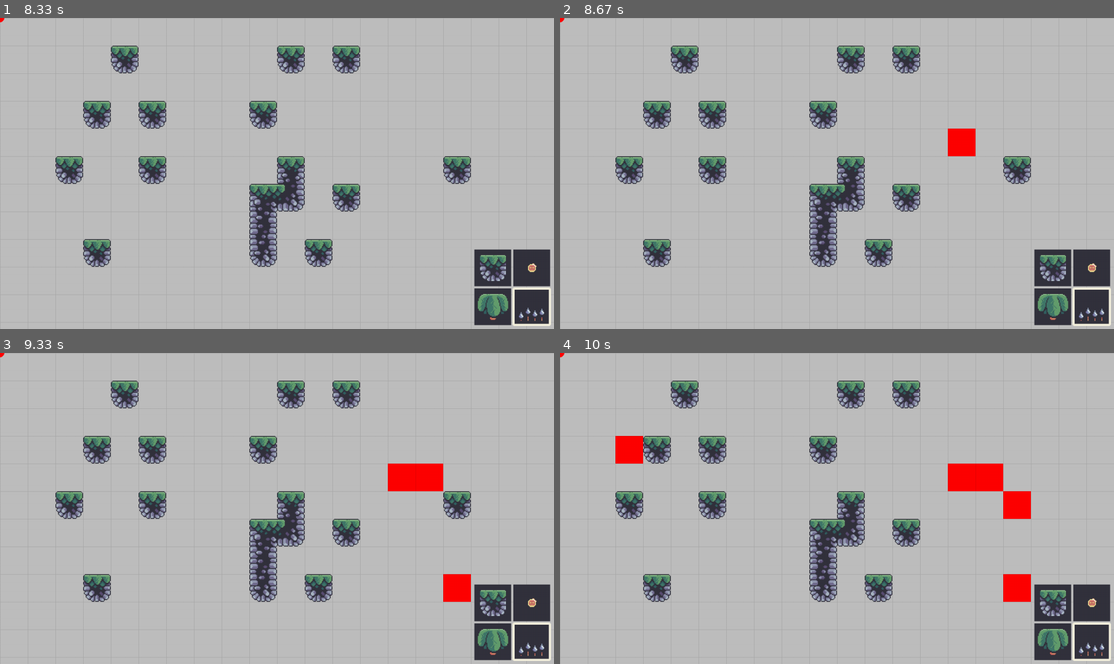
Above: before the commit, frames 1-4 (two rows, left to right).
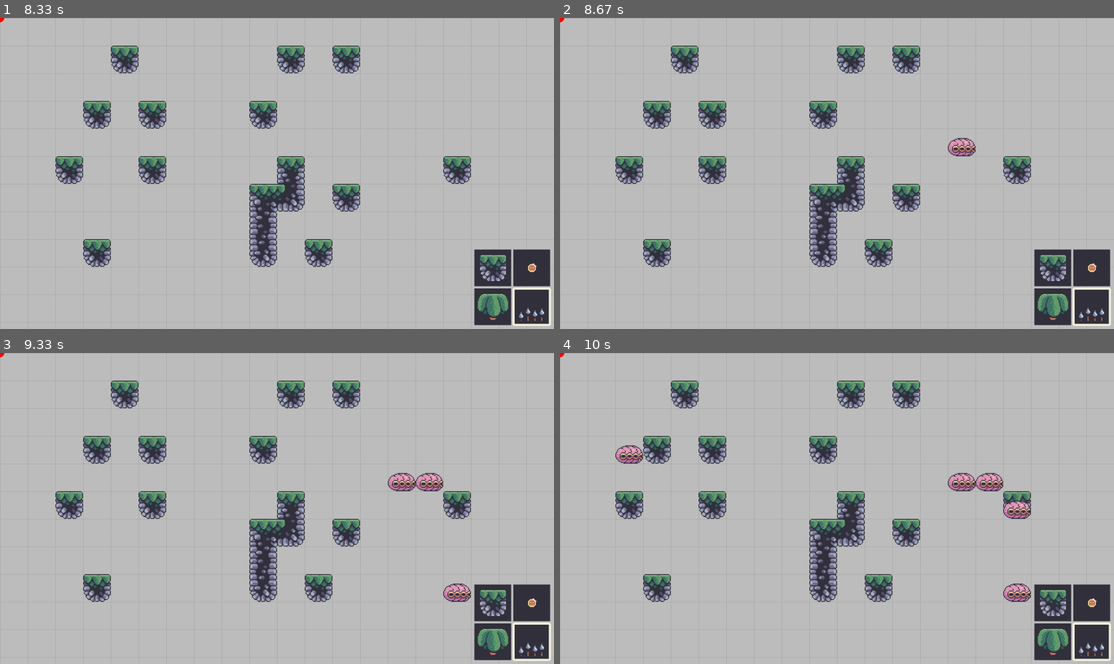
Above: after the commit, the same moments.

Repository: deadlyedge/pygame2023
Game: pygame game, started from PirateMaker/main.py
Two runs of this game, one before a commit and one after it. Both use one fixed random seed, a clock stepped at 60 frames per second and the inputs below.
Inputs (mouse positions are in pixels of both pictures, inside the frame that each line leads up to):
- Up to frame 1 (8.33 s): click (277, 173) at 0.38 s; click (254, 185) at 0.72 s; click (454, 164) at 1.05 s; click (277, 195) at 1.38 s; click (144, 176) at 1.72 s; click (332, 241) at 2.05 s; click (105, 126) at 2.38 s; click (105, 245) at 2.72 s; click (360, 64) at 3.05 s; click (481, 282) at 3.38 s; click (343, 201) at 3.72 s; click (132, 58) at 4.05 s; click (288, 67) at 4.38 s; click (144, 111) at 4.72 s; click (77, 164) at 5.05 s; click (249, 254) at 5.38 s; click (282, 204) at 5.72 s; click (277, 210) at 6.05 s; click (260, 120) at 6.38 s; click (487, 291) at 6.72 s; hold Left from 8 s (still down)
- Up to frame 2 (8.67 s): release Left at 8.53 s; click (947, 148) at 8.62 s
- Up to frame 3 (9.33 s): click (421, 480) at 8.95 s; click (470, 589) at 9.28 s
- Up to frame 4 (10 s): click (626, 440) at 9.62 s; click (1008, 502) at 9.95 s

Frame 1 is identical in both runs. In frame 2, 0.4% of the frame differs, in the area x 70-75%, y 35-45%; in frame 3, 1.3%; in frame 4, 2.2%, in the area x 10-85%, y 26-81%.

Commit message:
progress

Diff:
--- a/PirateMaker/editor.py
+++ b/PirateMaker/editor.py
@@ -3,21 +3,23 @@
 from pygame.math import Vector2 as vector
 from pygame.mouse import get_pressed as mouse_buttons
 from pygame.mouse import get_pos as mouse_pos
+from pygame.image import load
+
 from settings import *
+from support import *
 
 from menu import Menu
 
 
 class Editor:
-
     def __init__(self, land_tiles) -> None:
-
         # main setup
         self.display_surface = pygame.display.get_surface()
         self.canvas_data = {}
 
         # imports
         self.land_tiles = land_tiles
+        self.imports()
 
         # navagation
         self.origin = vector()
@@ -26,7 +28,7 @@
 
         # support lines
         self.support_line_surf = pygame.Surface((WINDOW_WIDTH, WINDOW_HEIGHT))
-        self.support_line_surf.set_colorkey('green')
+        self.support_line_surf.set_colorkey("green")
         self.support_line_surf.set_alpha(30)
 
         # selection
@@ -50,36 +52,70 @@
         # create a local cluster
         cluster_size = 3
         local_cluster = [
-            (cell_pos[0] + col - int(cluster_size / 2),
-             cell_pos[1] + row - int(cluster_size / 2))
+            (
+                cell_pos[0] + col - int(cluster_size / 2),
+                cell_pos[1] + row - int(cluster_size / 2),
+            )
             for col in range(cluster_size)
-            for row in range(cluster_size)]
+            for row in range(cluster_size)
+        ]
 
         # check neighbors
         for cell in local_cluster:
             if cell in self.canvas_data:
                 self.canvas_data[cell].terrain_neighbors = []
+                self.canvas_data[cell].water_on_top = False
                 for name, side in NEIGHBOR_DIRECTIONS.items():
                     neighbor_cell = (cell[0] + side[0], cell[1] + side[1])
 
                     if neighbor_cell in self.canvas_data:
+                        # water top neighbor
+                        if (
+                            self.canvas_data[neighbor_cell].has_water
+                            and self.canvas_data[cell].has_water
+                            and name == "A"
+                        ):
+                            self.canvas_data[cell].water_on_top = True
+
+                        # terrain neighbors
                         if self.canvas_data[neighbor_cell].has_terrain:
                             self.canvas_data[cell].terrain_neighbors.append(name)
+
+    def imports(self):
+        self.water_bottom = load("PirateMaker/graphics/terrain/water/water_bottom.png")
+
+        # animations
+        self.animations = {}
+        for key, value in EDITOR_DATA.items():
+            if value["graphics"]:
+                graphics = import_folder(value["graphics"])
+                self.animations[key] = {
+                    "frame index": 0,
+                    "frames": graphics,
+                    "length": len(graphics),
+                }
+
+    def animation_update(self, dt):
+        for value in self.animations.values():
+            value["frame index"] += ANIMATION_SPEED * dt / 1000
+            if value["frame index"] >= value["length"]:
+                value["frame index"] = 0
 
     # input
     def event_loop(self):
         for event in pygame.event.get():
-            if event.type == pygame.QUIT or pygame.key.get_pressed()[
-                    pygame.K_q]:
+            if event.type == pygame.QUIT or pygame.key.get_pressed()[pygame.K_q]:
                 pygame.quit()
                 sys.exit()
+
             self.pan_input(event)
             self.selection_hotkeys(event)
             self.menu_click(event)
+
             self.canvas_add()
+            self.canvas_remove()
 
     def pan_input(self, event):
-
         # middle mouse button pressed / released
         if event.type == pygame.MOUSEBUTTONDOWN and mouse_buttons()[1]:
             self.pan_active = True
@@ -110,27 +146,33 @@
 
     def menu_click(self, event):
         if event.type == pygame.MOUSEBUTTONDOWN and self.menu.rect.collidepoint(
-                mouse_pos()):
-            self.selection_index = self.menu.click(mouse_pos(),
-                                                   mouse_buttons())
+            mouse_pos()
+        ):
+            self.selection_index = self.menu.click(mouse_pos(), mouse_buttons())
 
     def canvas_add(self):
         if mouse_buttons()[0] and not self.menu.rect.collidepoint(mouse_pos()):
             current_cell = self.get_current_cell()
 
             if current_cell != self.last_selected_cell:
-
-                if current_cell in self.canvas_data.items():
+                if current_cell in self.canvas_data:  # xdreamEdit
                     self.canvas_data[current_cell].add_id(self.selection_index)
                 else:
-                    self.canvas_data[current_cell] = CanvasTile(
-                        self.selection_index)
+                    self.canvas_data[current_cell] = CanvasTile(self.selection_index)
 
                 self.check_neighbors(current_cell)
                 self.last_selected_cell = current_cell
 
-        # for key, value in self.canvas_data.items():
-        #     print(f'{key}:{value}')
+    def canvas_remove(self):
+        if mouse_buttons()[2] and not self.menu.rect.collidepoint(mouse_pos()):
+            if self.canvas_data:
+                current_cell = self.get_current_cell()
+                if current_cell in self.canvas_data:
+                    self.canvas_data[current_cell].remove_id(self.selection_index)
+
+                    if self.canvas_data[current_cell].is_empty:
+                        del self.canvas_data[current_cell]
+                self.check_neighbors(current_cell)
 
     # drawing
     def draw_tile_lines(self):
@@ -139,19 +181,22 @@
 
         origin_offset = vector(
             x=self.origin.x - int(self.origin.x / TILE_SIZE) * TILE_SIZE,
-            y=self.origin.y - int(self.origin.y / TILE_SIZE) * TILE_SIZE)
-
-        self.support_line_surf.fill('green')
+            y=self.origin.y - int(self.origin.y / TILE_SIZE) * TILE_SIZE,
+        )
+
+        self.support_line_surf.fill("green")
 
         for col in range(cols + 1):
             x = origin_offset.x + col * TILE_SIZE
-            pygame.draw.line(self.support_line_surf, LINE_COLOR, (x, 0),
-                             (x, WINDOW_HEIGHT))
+            pygame.draw.line(
+                self.support_line_surf, LINE_COLOR, (x, 0), (x, WINDOW_HEIGHT)
+            )
 
         for row in range(rows + 1):
             y = origin_offset.y + row * TILE_SIZE
-            pygame.draw.line(self.support_line_surf, LINE_COLOR, (0, y),
-                             (WINDOW_WIDTH, y))
+            pygame.draw.line(
+                self.support_line_surf, LINE_COLOR, (0, y), (WINDOW_WIDTH, y)
+            )
 
         self.display_surface.blit(self.support_line_surf, (0, 0))
 
@@ -159,46 +204,61 @@
         for cell_pos, tile in self.canvas_data.items():
             pos = self.origin + vector(cell_pos) * TILE_SIZE
 
+            # water
+            if tile.has_water:
+                if tile.water_on_top:
+                    self.display_surface.blit(self.water_bottom, pos)
+                else:
+                    frames = self.animations[3]["frames"]
+                    index = int(self.animations[3]["frame index"])
+                    surf = frames[index]
+                    self.display_surface.blit(surf, pos)
+
             # terrain
             if tile.has_terrain:
-                terrain_string = ''.join(tile.terrain_neighbors)
-                terrain_style = terrain_string if terrain_string in self.land_tiles else 'X'
+                terrain_string = "".join(tile.terrain_neighbors)
+                terrain_style = (
+                    terrain_string if terrain_string in self.land_tiles else "X"
+                )
                 self.display_surface.blit(self.land_tiles[terrain_style], pos)
-
-            # water
-            if tile.has_water:
-                test_surf = pygame.Surface((TILE_SIZE,TILE_SIZE))
-                test_surf.fill('blue')
-                self.display_surface.blit(test_surf, pos)
 
             # coins
             if tile.coin:
-                test_surf = pygame.Surface((TILE_SIZE,TILE_SIZE))
-                test_surf.fill('yellow')
-                self.display_surface.blit(test_surf, pos)
+                frames = self.animations[tile.coin]["frames"]
+                index = int(self.animations[tile.coin]["frame index"])
+                surf = frames[index]
+                rect = surf.get_rect(
+                    center=(pos[0] + TILE_SIZE // 2, pos[1] + TILE_SIZE // 2)
+                )
+                self.display_surface.blit(surf, rect)
 
             # enemy
             if tile.enemy:
-                test_surf = pygame.Surface((TILE_SIZE,TILE_SIZE))
-                test_surf.fill('red')
-                self.display_surface.blit(test_surf, pos)
+                frames = self.animations[tile.enemy]["frames"]
+                index = int(self.animations[tile.enemy]["frame index"])
+                surf = frames[index]
+                rect = surf.get_rect(
+                    midbottom=(pos[0] + TILE_SIZE // 2, pos[1] + TILE_SIZE)
+                )
+                self.display_surface.blit(surf, rect)
 
     # update
     def run(self, dt):
         self.event_loop()
 
+        # updating
+        self.animation_update(dt)
+
         # drawing
-        self.display_surface.fill('gray')
+        self.display_surface.fill("gray")
         self.draw_level()
         self.draw_tile_lines()
-        pygame.draw.circle(self.display_surface, 'red', self.origin, 10)
+        pygame.draw.circle(self.display_surface, "red", self.origin, 10)
         self.menu.display(self.selection_index)
 
 
 class CanvasTile:
-
     def __init__(self, tile_id) -> None:
-
         # terrain
         self.has_terrain = False
         self.terrain_neighbors = []
@@ -217,15 +277,38 @@
         self.objects = []
 
         self.add_id(tile_id)
+        self.is_empty = False
 
     def add_id(self, tile_id):
-        options = {key: value['style'] for key, value in EDITOR_DATA.items()}
+        options = {key: value["style"] for key, value in EDITOR_DATA.items()}
         match options[tile_id]:
-            case 'terrain':
+            case "terrain":
                 self.has_terrain = True
-            case 'water':
+            case "water":
                 self.has_water = True
-            case 'coin':
+            case "coin":
                 self.coin = tile_id
-            case 'enemy':
+            case "enemy":
                 self.enemy = tile_id
+
+    def remove_id(self, tile_id):
+        options = {key: value["style"] for key, value in EDITOR_DATA.items()}
+        match options[tile_id]:
+            case "terrain":
+                self.has_terrain = False
+            case "water":
+                self.has_water = False
+            case "coin":
+                self.coin = None
+            case "enemy":
+                self.enemy = None
+        self.check_content()
+
+    def check_content(self):
+        if (
+            not self.has_terrain
+            and not self.has_water
+            and not self.coin
+            and not self.enemy
+        ):
+            self.is_empty = True
--- a/PirateMaker/main.py
+++ b/PirateMaker/main.py
@@ -8,24 +8,21 @@
 
 
 class Main:
-
     def __init__(self) -> None:
         pygame.init()
-        self.display_surface = pygame.display.set_mode(
-            (WINDOW_WIDTH, WINDOW_HEIGHT))
+        self.display_surface = pygame.display.set_mode((WINDOW_WIDTH, WINDOW_HEIGHT))
         self.clock = pygame.time.Clock()
         self.imports()
 
         self.editor = Editor(self.land_tiles)
 
         # cursor
-        surf = load('PirateMaker/graphics/cursors/mouse.png').convert_alpha()
+        surf = load("PirateMaker/graphics/cursors/mouse.png").convert_alpha()
         cursor = pygame.cursors.Cursor((0, 0), surf)
         pygame.mouse.set_cursor(cursor)
 
     def imports(self):
-        self.land_tiles = import_folder_dict(
-            'PirateMaker/graphics/terrain/land')
+        self.land_tiles = import_folder_dict("PirateMaker/graphics/terrain/land")
 
     def run(self, frame_rate):
         while True:
@@ -35,6 +32,6 @@
             pygame.display.update()
 
 
-if __name__ == '__main__':
+if __name__ == "__main__":
     main = Main()
     main.run(FRAME_RATE)
--- a/PirateMaker/menu.py
+++ b/PirateMaker/menu.py
@@ -4,7 +4,6 @@
 
 
 class Menu:
-
     def __init__(self) -> None:
         self.display_surface = pygame.display.get_surface()
         self.create_data()
@@ -13,17 +12,15 @@
     def create_data(self):
         self.menu_surfs = {}
         for key, value in EDITOR_DATA.items():
-            if value['menu']:
-                if not value['menu'] in self.menu_surfs:
-                    self.menu_surfs[value['menu']] = [
-                        (key, load(value['menu_surf']))
-                    ]
+            if value["menu"]:
+                if not value["menu"] in self.menu_surfs:
+                    self.menu_surfs[value["menu"]] = [(key, load(value["menu_surf"]))]
                 else:
-                    self.menu_surfs[value['menu']].append(
-                        (key, load(value['menu_surf'])))
+                    self.menu_surfs[value["menu"]].append(
+                        (key, load(value["menu_surf"]))
+                    )
 
     def create_buttons(self):
-
         # menu area
         size = 180
         margin = 6
@@ -32,49 +29,78 @@
 
         # button areas
         generic_button_rect = pygame.Rect(
-            self.rect.topleft, (self.rect.width / 2, self.rect.height / 2))
+            self.rect.topleft, (self.rect.width / 2, self.rect.height / 2)
+        )
         button_margin = 5
         self.tile_button_rect = generic_button_rect.copy().inflate(
-            -button_margin, -button_margin)
+            -button_margin, -button_margin
+        )
         self.coin_button_rect = generic_button_rect.move(
-            self.rect.width / 2, 0).inflate(-button_margin, -button_margin)
+            self.rect.width / 2, 0
+        ).inflate(-button_margin, -button_margin)
         self.palm_button_rect = generic_button_rect.move(
-            0, self.rect.width / 2).inflate(-button_margin, -button_margin)
+            0, self.rect.width / 2
+        ).inflate(-button_margin, -button_margin)
         self.enemy_button_rect = generic_button_rect.move(
-            self.rect.width / 2,
-            self.rect.height / 2).inflate(-button_margin, -button_margin)
+            self.rect.width / 2, self.rect.height / 2
+        ).inflate(-button_margin, -button_margin)
 
         # create the buttons
         self.buttons = pygame.sprite.Group()
-        Button(self.tile_button_rect, self.buttons, self.menu_surfs['terrain'])
-        Button(self.coin_button_rect, self.buttons, self.menu_surfs['coin'])
-        Button(self.palm_button_rect, self.buttons, self.menu_surfs['palm fg'],
-               self.menu_surfs['palm bg'])
-        Button(self.enemy_button_rect, self.buttons, self.menu_surfs['enemy'])
+        Button(self.tile_button_rect, self.buttons, self.menu_surfs["terrain"])
+        Button(self.coin_button_rect, self.buttons, self.menu_surfs["coin"])
+        Button(
+            self.palm_button_rect,
+            self.buttons,
+            self.menu_surfs["palm fg"],
+            self.menu_surfs["palm bg"],
+        )
+        Button(self.enemy_button_rect, self.buttons, self.menu_surfs["enemy"])
 
     def click(self, mouse_pos, mouse_button):
         for sprite in self.buttons:
             if sprite.rect.collidepoint(mouse_pos):
                 if mouse_button[1]:  # middle mouse click
-                    sprite.main_active = not sprite.main_active if sprite.items[
-                        'alt'] else True
+                    sprite.main_active = (
+                        not sprite.main_active if sprite.items["alt"] else True
+                    )
                 if mouse_button[2]:  # right click
                     sprite.switch()
                 return sprite.get_id()
 
     def highlight_indicator(self, index):
-        if EDITOR_DATA[index]['menu'] == 'terrain':
-            pygame.draw.rect(self.display_surface, BUTTON_LINE_COLOR,
-                             self.tile_button_rect.inflate(4, 4), 5, 4)
-        if EDITOR_DATA[index]['menu'] == 'coin':
-            pygame.draw.rect(self.display_surface, BUTTON_LINE_COLOR,
-                             self.coin_button_rect.inflate(4, 4), 5, 4)
-        if EDITOR_DATA[index]['menu'] in ('palm fg', 'palm bg'):
-            pygame.draw.rect(self.display_surface, BUTTON_LINE_COLOR,
-                             self.palm_button_rect.inflate(4, 4), 5, 4)
-        if EDITOR_DATA[index]['menu'] == 'enemy':
-            pygame.draw.rect(self.display_surface, BUTTON_LINE_COLOR,
-                             self.enemy_button_rect.inflate(4, 4), 5, 4)
+        if EDITOR_DATA[index]["menu"] == "terrain":
+            pygame.draw.rect(
+                self.display_surface,
+                BUTTON_LINE_COLOR,
+                self.tile_button_rect.inflate(4, 4),
+                5,
+                4,
+            )
+        if EDITOR_DATA[index]["menu"] == "coin":
+            pygame.draw.rect(
+                self.display_surface,
+                BUTTON_LINE_COLOR,
+                self.coin_button_rect.inflate(4, 4),
+                5,
+                4,
+            )
+        if EDITOR_DATA[index]["menu"] in ("palm fg", "palm bg"):
+            pygame.draw.rect(
+                self.display_surface,
+                BUTTON_LINE_COLOR,
+                self.palm_button_rect.inflate(4, 4),
+                5,
+                4,
+            )
+        if EDITOR_DATA[index]["menu"] == "enemy":
+            pygame.draw.rect(
+                self.display_surface,
+                BUTTON_LINE_COLOR,
+                self.enemy_button_rect.inflate(4, 4),
+                5,
+                4,
+            )
 
     def display(self, index):
         self.buttons.update()
@@ -83,28 +109,29 @@
 
 
 class Button(pygame.sprite.Sprite):
-
     def __init__(self, rect, group, items, items_alt=None) -> None:
         super().__init__(group)
         self.image = pygame.Surface(rect.size)
         self.rect = rect
 
         # items
-        self.items = {'main': items, 'alt': items_alt}
+        self.items = {"main": items, "alt": items_alt}
         self.index = 0
         self.main_active = True
 
     def get_id(self):
-        return self.items['main' if self.main_active else 'alt'][self.index][0]
+        return self.items["main" if self.main_active else "alt"][self.index][0]
 
     def switch(self):
         self.index += 1
-        self.index = 0 if self.index >= len(
-            self.items['main' if self.main_active else 'alt']) else self.index
+        self.index = (
+            0
+            if self.index >= len(self.items["main" if self.main_active else "alt"])
+            else self.index
+        )
 
     def update(self):
         self.image.fill(BUTTON_BG_COLOR)
-        surf = self.items['main' if self.main_active else 'alt'][self.index][1]
-        rect = surf.get_rect(center=(self.rect.width / 2,
-                                     self.rect.height / 2))
+        surf = self.items["main" if self.main_active else "alt"][self.index][1]
+        rect = surf.get_rect(center=(self.rect.width / 2, self.rect.height / 2))
         self.image.blit(surf, rect)
--- a/PirateMaker/support.py
+++ b/PirateMaker/support.py
@@ -7,7 +7,7 @@
 
     for folder_name, sub_folders, img_files in walk(path):
         for image_name in img_files:
-            full_path = path + '/' + image_name
+            full_path = path + "/" + image_name
             image_surf = pygame.image.load(full_path)
             surface_list.append(image_surf)
     return surface_list
@@ -18,7 +18,7 @@
 
     for folder_name, sub_folders, img_files in walk(path):
         for image_name in img_files:
-            full_path = path + '/' + image_name
+            full_path = path + "/" + image_name
             image_surf = pygame.image.load(full_path)
-            surface_dict[image_name.split('.')[0]] = image_surf
+            surface_dict[image_name.split(".")[0]] = image_surf
     return surface_dict
